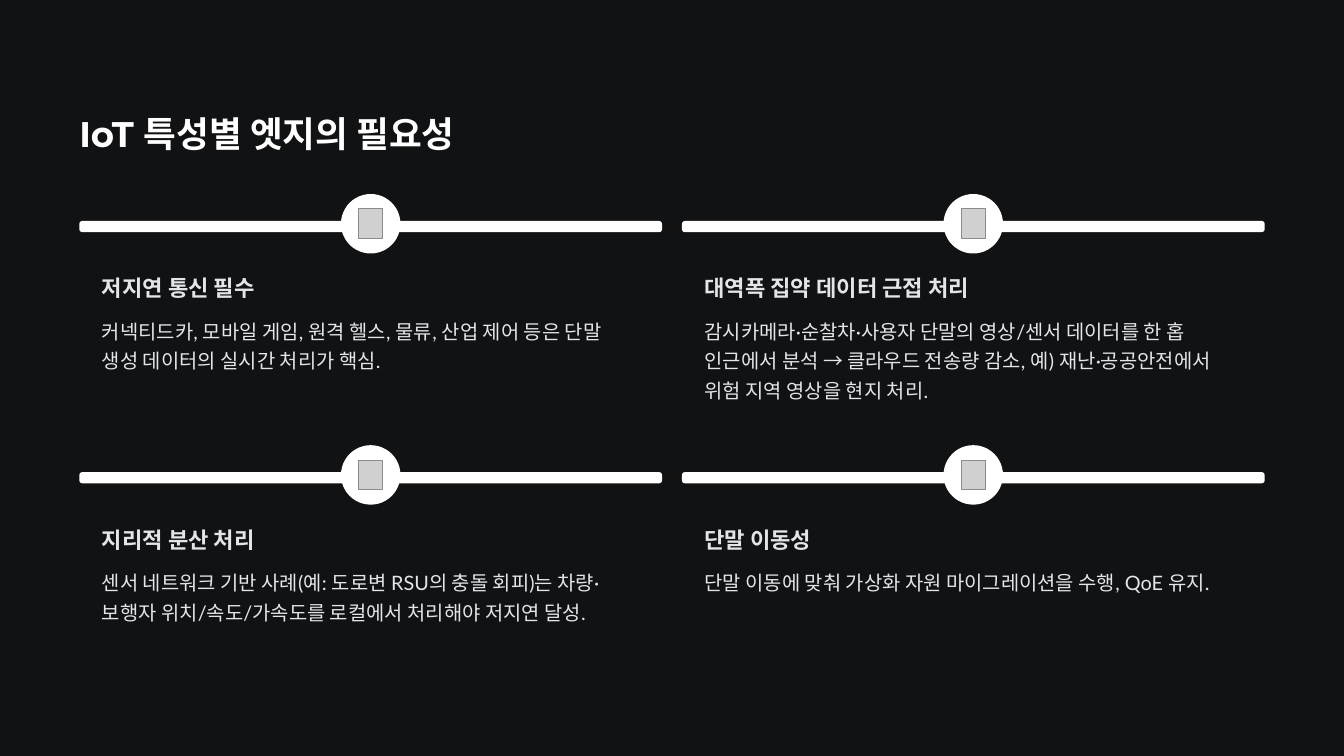
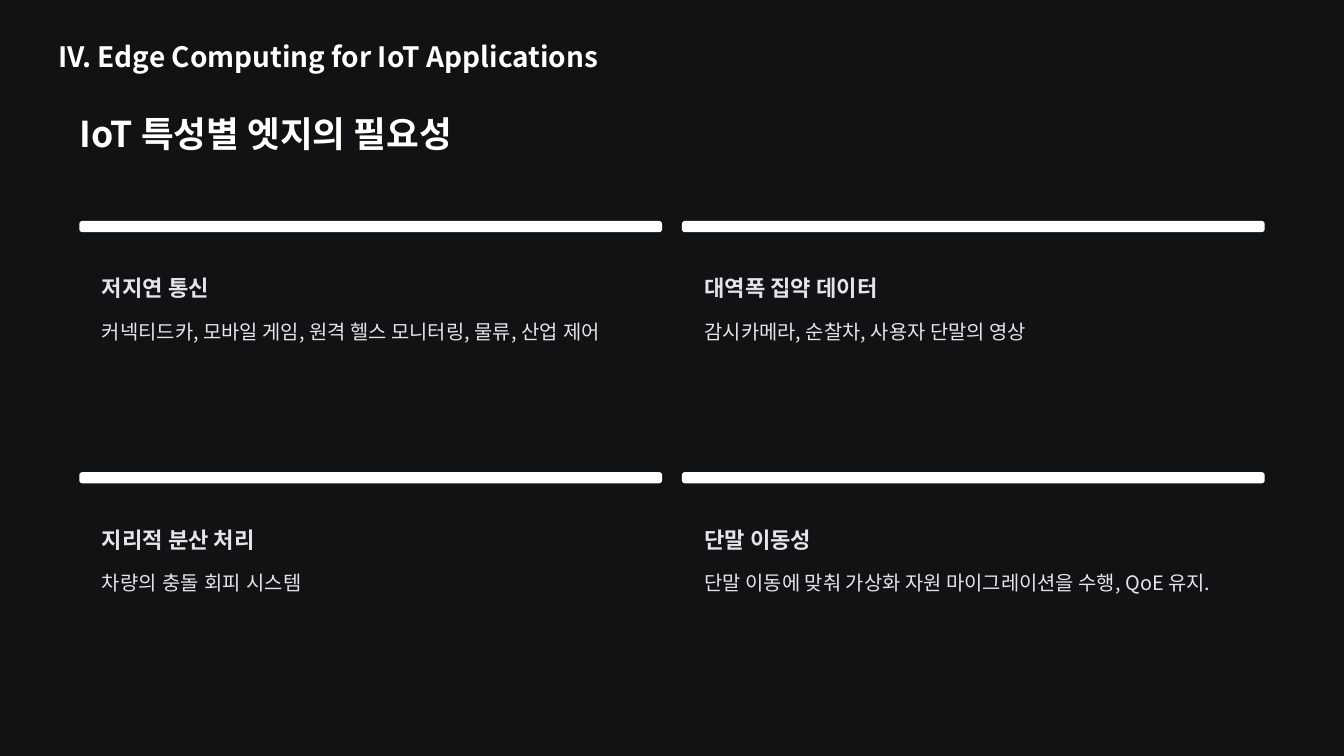
Before and after one commit to dhkeum9886/kmu-cloud-ai, a slide deck: slide 21 of 과제/Edge_Computing_for_the_Internet_of_Thing/Edge-Computing-for-the-Internet-of-Things-A-Case-Study.pptx (slide 19 before the commit). Drawn at 1344x756 pixels with LibreOffice and Linux fonts; fonts in the diff are those of the drawing; grey boxes stand for pictures. Boxes give left, top, right and bottom in pixels: in the first picture for what was removed or moved away, otherwise in the second. Text is boxed around its words. In the diff, an @@ line names an element or a change of style, - is before the commit and + after.

```diff
--- a/과제/Edge_Computing_for_the_Internet_of_Thing/Edge-Computing-for-the-Internet-of-Things-A-Case-Study.pptx
+++ b/과제/Edge_Computing_for_the_Internet_of_Thing/Edge-Computing-for-the-Internet-of-Things-A-Case-Study.pptx
@@ text added at (58,44,598,74), 24 pt, text #FFFFFF, bold @@
+IV. Edge Computing for IoT Applications
@@ text "IoT 특성별 엣지의 필요성" at (79,117,452,151): font Montserrat to Noto Sans CJK KR @@
@@ rounded rectangle removed at (341,194,401,254) @@
@@ picture removed at (359,209,382,239) @@
@@ rounded rectangle removed at (943,194,1003,254) @@
@@ picture removed at (961,209,984,239) @@
@@ text at (102,277,209,298): text changed; font Montserrat to Noto Sans CJK KR @@
-저지연 통신 필수
+저지연 통신
@@ text at (705,277,877,298): text changed; font Montserrat to Noto Sans CJK KR @@
-대역폭 집약 데이터 근접 처리
+대역폭 집약 데이터
@@ text at (102,322,600,343): text changed; font Lato to Noto Sans CJK KR @@
-커넥티드카, 모바일 게임, 원격 헬스, 물류, 산업 제어 등은 단말 생성 데이터의 실시간 처리가 핵심.
+커넥티드카, 모바일 게임, 원격 헬스 모니터링, 물류, 산업 제어
@@ text at (705,322,1026,343): text changed; font Lato to Noto Sans CJK KR @@
-감시카메라·순찰차·사용자 단말의 영상/센서 데이터를 한 홉 인근에서 분석 → 클라우드 전송량 감소, 예) 재난·공공안전에서 위험 지역 영상을 현지 처리.
+감시카메라, 순찰차, 사용자 단말의 영상
@@ rounded rectangle removed at (341,445,401,505) @@
@@ rounded rectangle removed at (943,445,1003,505) @@
@@ picture removed at (359,460,382,490) @@
@@ picture removed at (961,460,984,490) @@
@@ text "단말 이동에 맞춰 가상화 자원 ..." at (705,573,1210,594): font Lato to Noto Sans CJK KR @@
@@ text at (102,573,302,592): text changed; font Lato to Noto Sans CJK KR @@
-센서 네트워크 기반 사례(예: 도로변 RSU의 충돌 회피)는 차량·보행자 위치/속도/가속도를 로컬에서 처리해야 저지연 달성.
+차량의 충돌 회피 시스템
```
Also in this commit, not shown: 23 other slides changed, 10 slides added, 7 slides removed, 3 other files.
